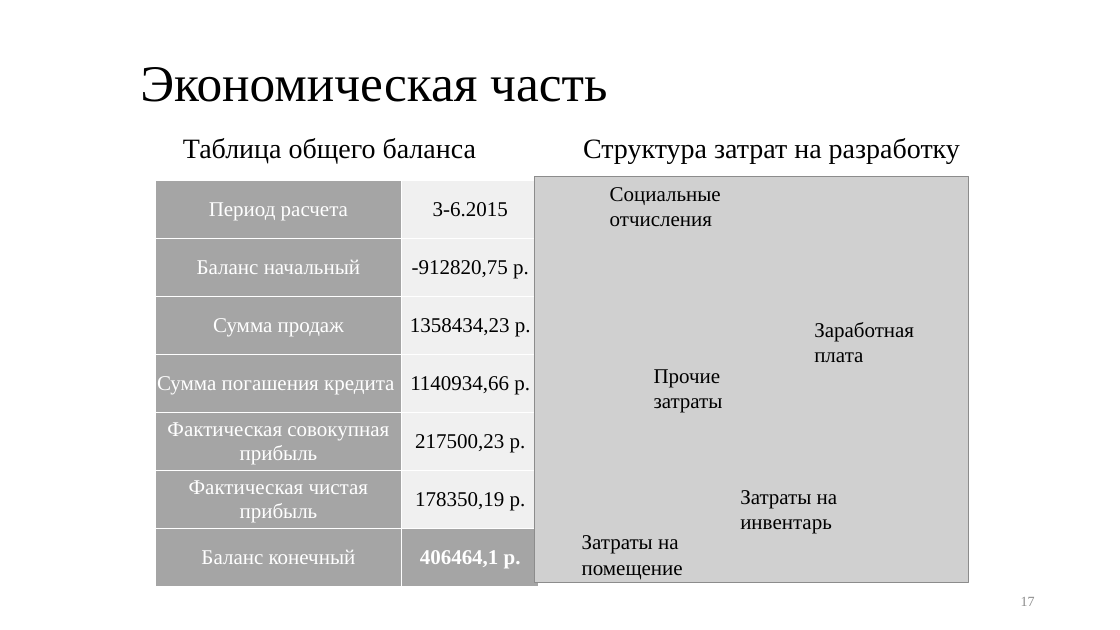
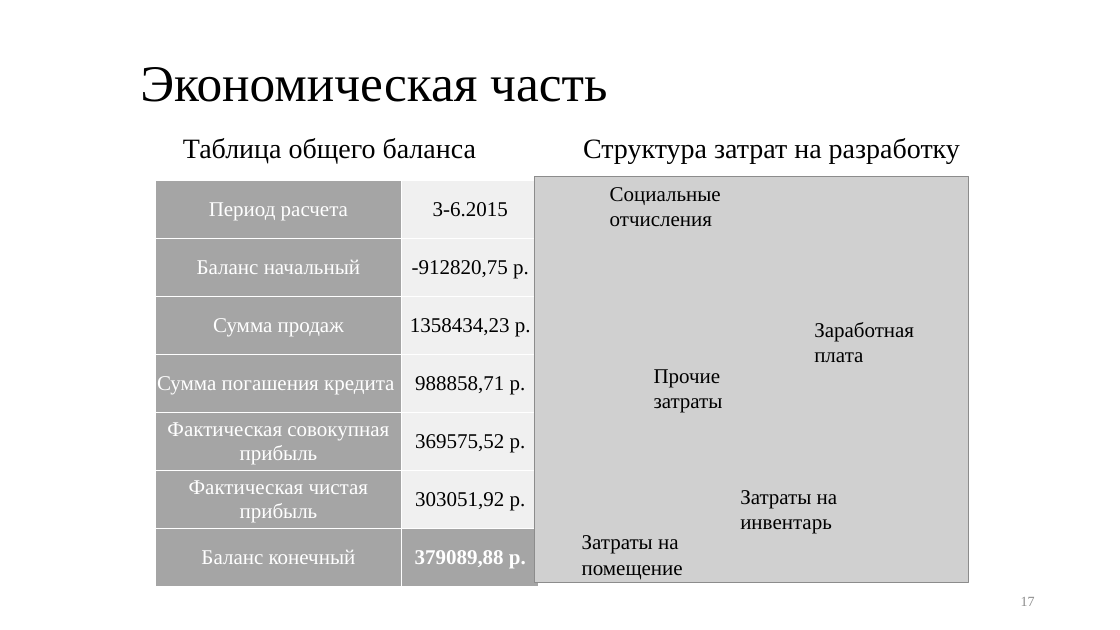
Before and after one commit to kaedvann/TrackFilter, a slide deck: slide 17 of docs/thesis/thesis.pptx. Drawn at 1120x630 pixels with LibreOffice and Linux fonts; fonts in the diff are those of the drawing; grey boxes stand for pictures. Boxes give left, top, right and bottom in pixels: in the first picture for what was removed or moved away, otherwise in the second. Text is boxed around its words. In the diff, an @@ line names an element or a change of style, - is before the commit and + after.

```diff
--- a/docs/thesis/thesis.pptx
+++ b/docs/thesis/thesis.pptx
@@ table at <box>155,180,539,586</box> @@
-row 4, column 2: 1140934,66 р.
+row 4, column 2: 988858,71 р.
-row 5, column 2: 217500,23 р.
+row 5, column 2: 369575,52 р.
-row 6, column 2: 178350,19 р.
+row 6, column 2: 303051,92 р.
-row 7, column 2: 406464,1 р.
+row 7, column 2: 379089,88 р.
```
Also in this commit, not shown: 2 other files.
